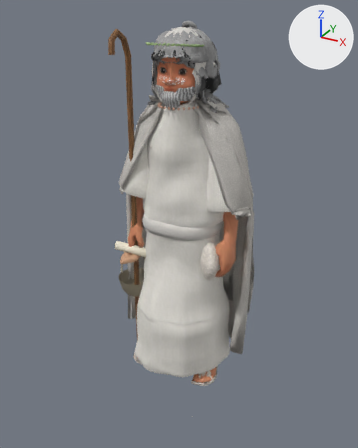
The glTF model public/models/personagem/heroi-masculino-leve.glb: old version first, new version second.
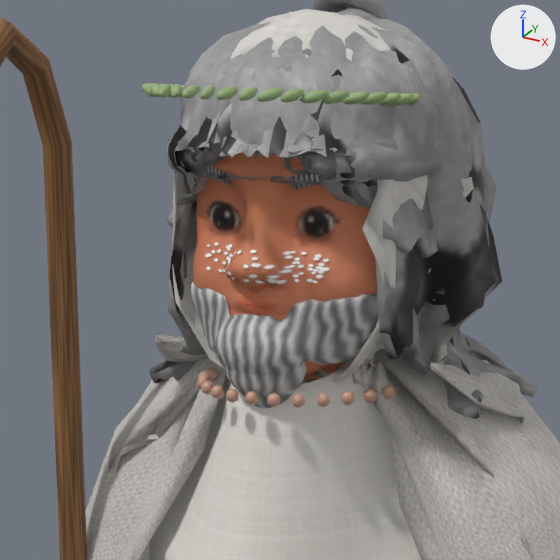
There are two pictures of each version: one whole from a 50 mm camera at (1.088, -2.002, 1.822) aimed at (0.113, -0.23, 0.936), one close up on the part from 32% to 65% of the width and 6% to 32% of the height. Lighting does not change. The marker at upper right points along +X, +Y and +Z. The older version's two pictures come first. Where no turn or scale is listed for an object, it has been applied to the vertices. Vertices at exactly the same position are counted once.
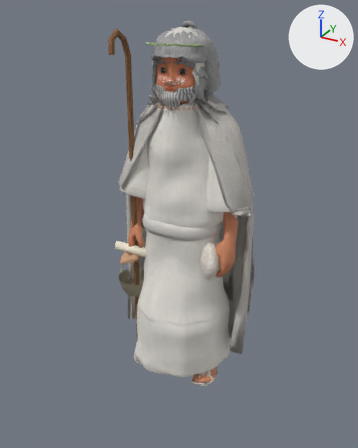
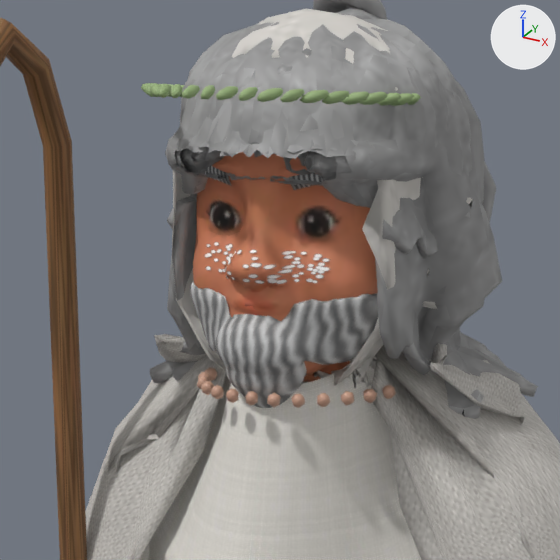
What differs and where, as boxes [x1, y1, x2, y2] in the close-ups (560 x 560 px; the box of a moved part takes in the faces that stretch with it):
'Mesh_22', reshaped (mostly hidden)
    before: [172, 9, 474, 389]
    after: [172, 8, 473, 388]
part 1 of me_mesh_12, moved or reshaped
    both: [472, 122, 482, 203]
part 2 of me_mesh_12, surface changed
    both: [150, 81, 527, 419]

Diff of the bpy script that builds the scene:
```diff
--- a/public/models/personagem/heroi-masculino-leve.glb.py
+++ b/public/models/personagem/heroi-masculino-leve.glb.py
@@ me_mesh_12 @@
 me_mesh_12.from_pydata(...)  # 2703 vertices, 5419 faces; spans x -0.203..0.184, y -0.128..0.219, z 1.38..1.734
 # used by ob_mesh_12; location = (0.0, 0.0, 0.0)
+# me_mesh_12 part 1: 1 vertex removed from x 0.139, y 0.062, z 1.587; 2 vertices added at x 0.139, y 0.059..0.063, z 1.58..1.602
+# me_mesh_12 part 2: 2421 kept faces spanning x -0.203..0.184, y -0.128..0.219, z 1.38..1.733 get new texture (UV) coordinates
 me_mesh_12.materials.append(mat_cabelo_003__cabelo_longo)
@@ me_mesh_22 @@
 # used by ob_mesh_22; location = (0.0, 0.0, 0.0)
-me_mesh_22.from_pydata(...)  # 656 vertices, 1295 faces; spans x -0.152..0.488, y -0.814..0.101, z 0.319..1.741
+me_mesh_22.from_pydata(...)  # 650 vertices, 1286 faces; spans x -0.15..0.348, y -0.877..0.095, z 0.334..1.741
+# me_mesh_22 part 3: 1 vertex moved within x -0.029, y -0.043, z 1.421; 604 vertices removed from x -0.152..0.153, y -0.086..0.101, z 1.411..1.738; 602 vertices added at x -0.15..0.153, y -0.086..0.095, z 1.413..1.737
+# other edits to the shape of me_mesh_22 do not show in these pictures
 me_mesh_22.materials.append(mat_lenco__lenco)
```
